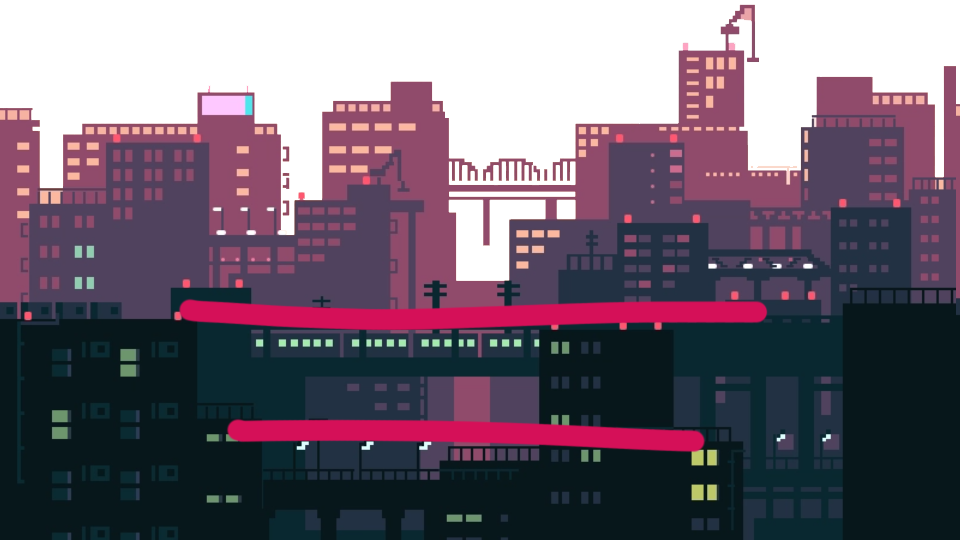
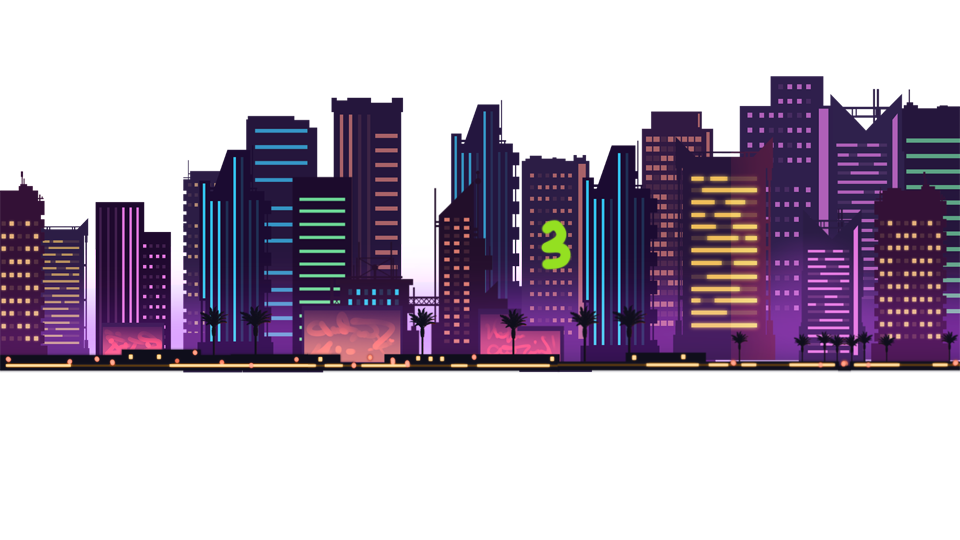
Before/after of a 960×540 layered artwork. What changed in the layer stack:
renamed "图层 2" to "图层 1", painted on it over bbox(540, 104, 960, 540)
renamed "图层 1" to "e1", painted on it over bbox(0, 4, 960, 540)
